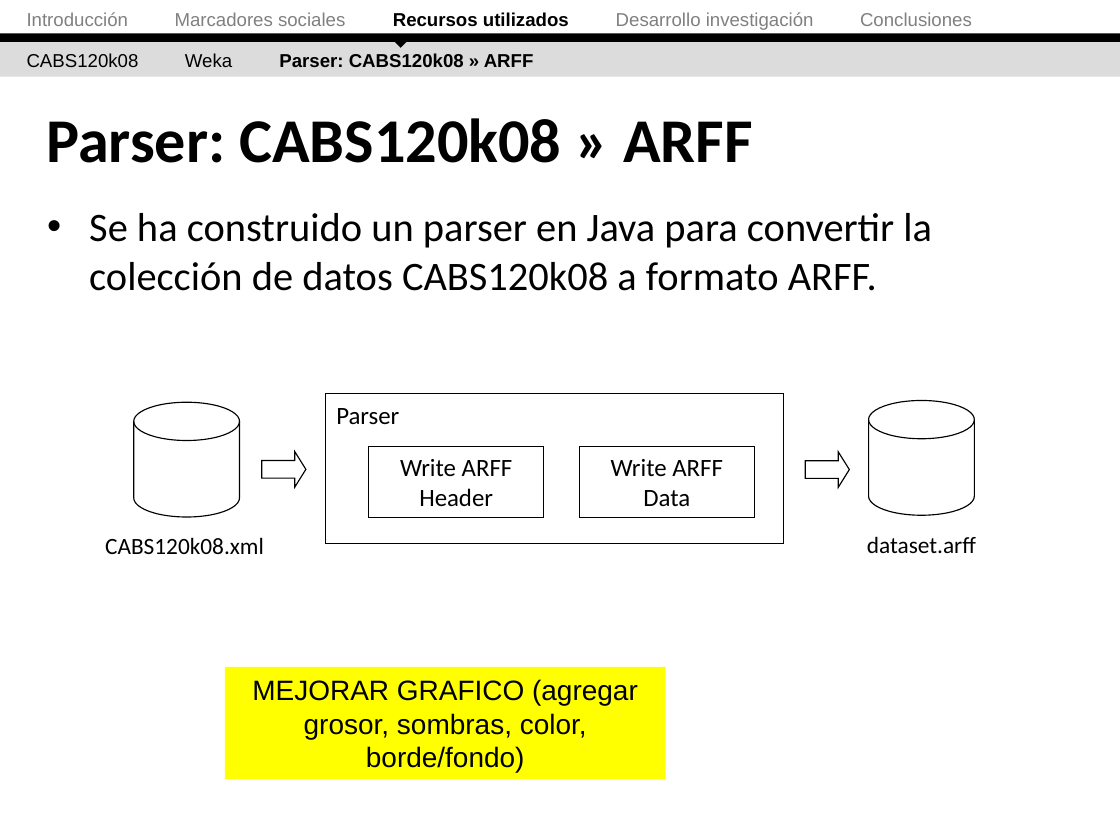
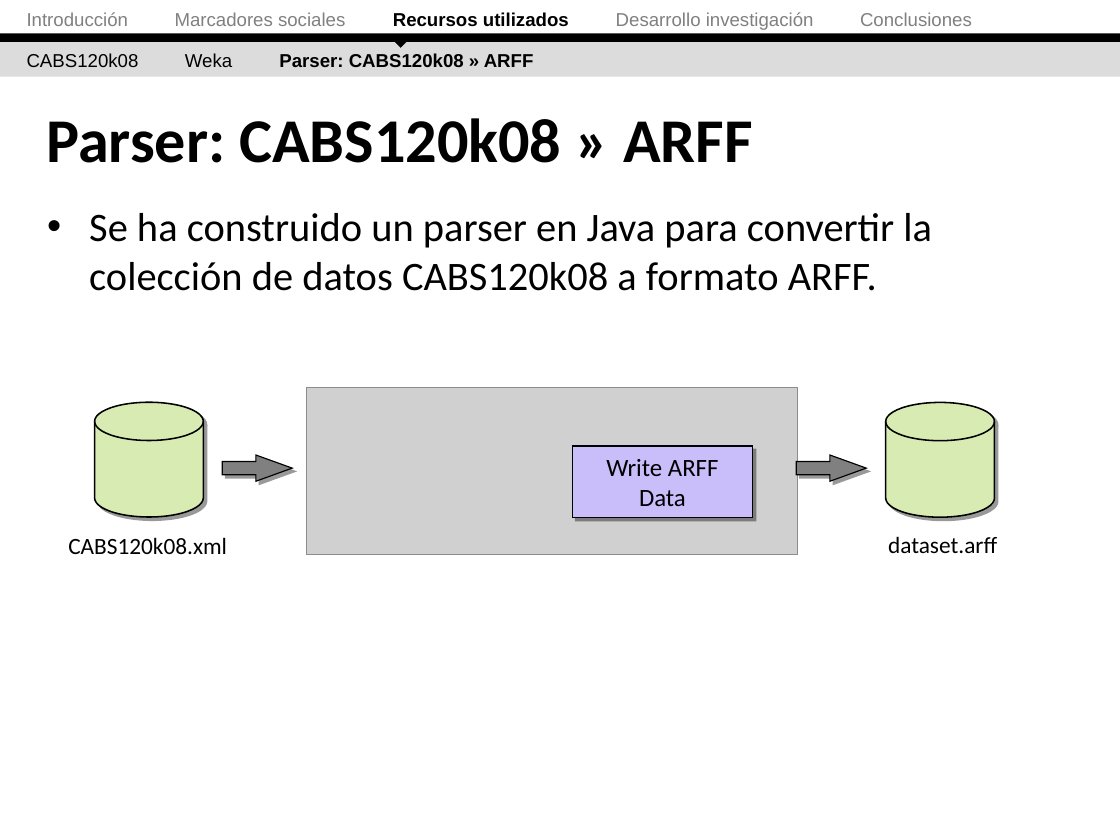
Before and after one commit to ak907kenai/nicotournetesis, a slide deck: slide 32 of docs_trunk/Presentación/Nicolás Tourné - Presentación Tesis (v2.2).ppt. Drawn at 1120x840 pixels with LibreOffice and Linux fonts; fonts in the diff are those of the drawing; grey boxes stand for pictures. Boxes give left, top, right and bottom in pixels: in the first picture for what was removed or moved away, otherwise in the second. Text is boxed around its words. In the diff, an @@ line names an element or a change of style, - is before the commit and + after.

```diff
--- a/docs_trunk/Presentación/Nicolás Tourné - Presentación Tesis (v2.2).ppt
+++ b/docs_trunk/Presentación/Nicolás Tourné - Presentación Tesis (v2.2).ppt
@@ picture added at (x1=307, y1=388, x2=797, y2=554) @@
@@ cylinder at (x1=94, y1=402, x2=203, y2=516): fill none to #D8EBB3; outline #000000 0.74 pt to #000000 0.99 pt; shadow on @@
@@ cylinder moved from (x1=133, y1=402, x2=239, y2=516) to (x1=94, y1=402, x2=203, y2=516) @@
@@ rectangle removed at (x1=325, y1=393, x2=783, y2=543) @@
@@ text removed at (x1=336, y1=408, x2=399, y2=424) @@
-Parser
@@ cylinder resized from (x1=869, y1=401, x2=974, y2=515) to (x1=886, y1=402, x2=995, y2=516) @@
@@ cylinder at (x1=886, y1=402, x2=995, y2=516): fill none to #D8EBB3; outline #000000 0.74 pt to #000000 0.99 pt; shadow on @@
@@ rectangle removed at (x1=368, y1=447, x2=543, y2=519) @@
-Write ARFF Header
@@ rectangle "Write ARFF Data" resized from (x1=579, y1=447, x2=754, y2=519) to (x1=572, y1=446, x2=753, y2=517) @@
@@ rectangle "Write ARFF Data" at (x1=572, y1=446, x2=753, y2=517): fill none to #C9BEFA; outline #000000 0.74 pt to #000000 0.99 pt; shadow on @@
@@ right arrow at (x1=222, y1=455, x2=292, y2=480): fill none to #808080; shadow on; proportions changed @@
@@ right arrow resized from (x1=262, y1=451, x2=306, y2=487) to (x1=222, y1=455, x2=292, y2=480) @@
@@ right arrow resized from (x1=805, y1=451, x2=849, y2=487) to (x1=796, y1=455, x2=866, y2=480) @@
@@ right arrow at (x1=796, y1=455, x2=866, y2=480): fill none to #808080; shadow on; proportions changed @@
@@ text "CABS120k08.xml" moved from (x1=105, y1=537, x2=264, y2=554) to (x1=68, y1=537, x2=227, y2=554) @@
@@ text "dataset.arff" moved from (x1=867, y1=536, x2=976, y2=553) to (x1=888, y1=536, x2=997, y2=553) @@
@@ rectangle removed at (x1=225, y1=666, x2=666, y2=778) @@
-MEJORAR GRAFICO (agregar grosor, sombras, color, borde/fondo)
```
Also in this commit, not shown: 27 other slides changed.
